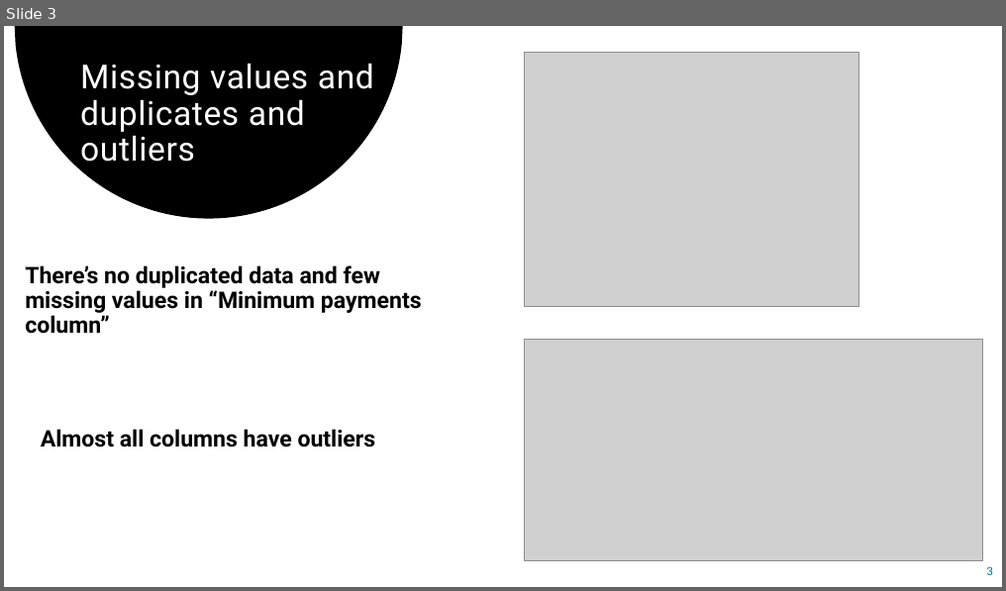
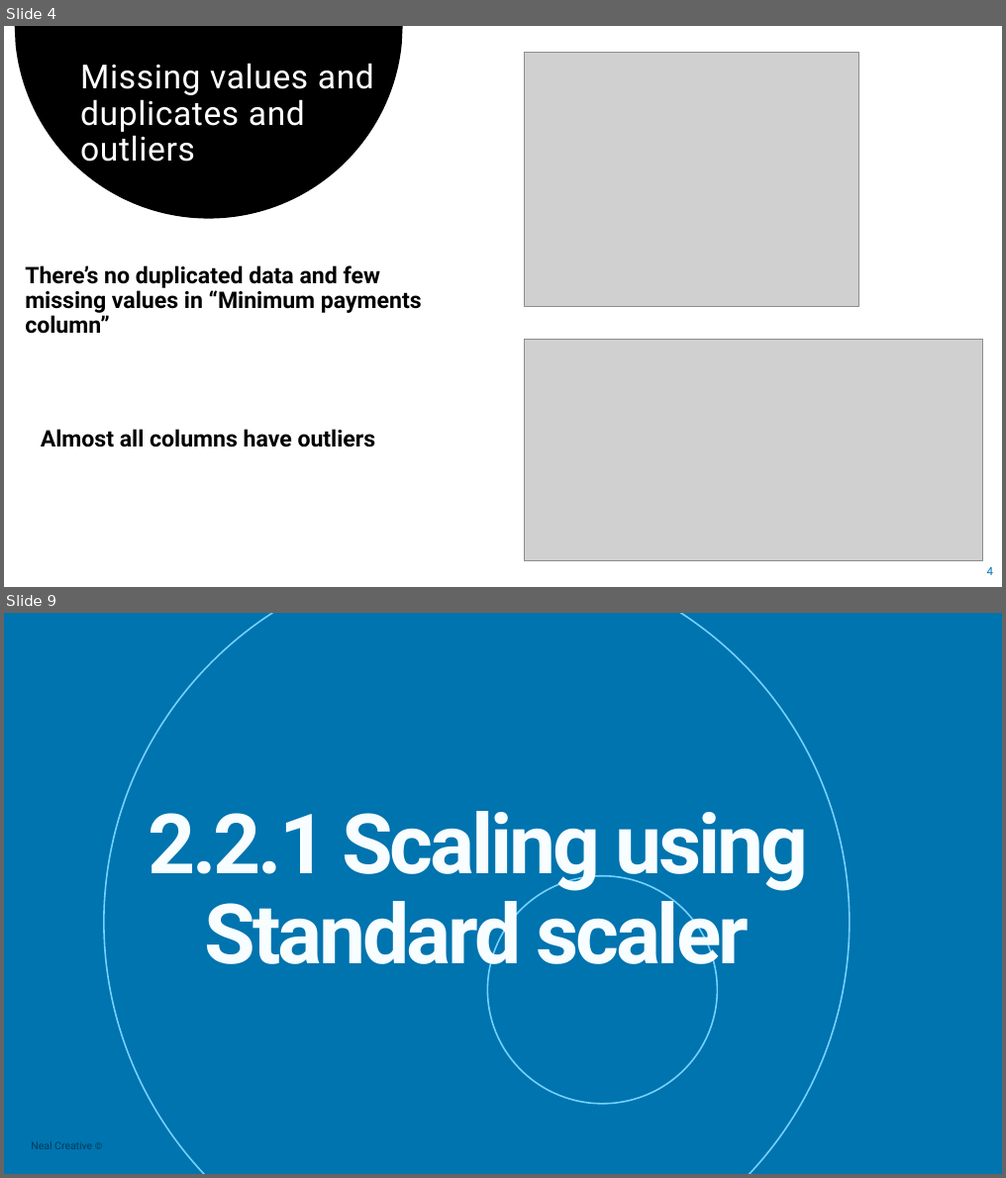
Before and after one commit to Reema-Khaseeb/clustering-credit-card-customer-segmentation, a slide deck: presentation/Credit Card Clustering.pptx. Shown one above the other, each under a label of ours: slide 3 before the commit, slides 4 and 9 after it; the slides between them are not shown. The pictures are 1006x591 and 1006x1178 pixels, drawn with LibreOffice and Linux fonts; fonts in the diff are those of the drawing; grey boxes stand for pictures. Boxes give left, top, right and bottom in pixels: in the first picture for what was removed or moved away, otherwise in the second. Text is boxed around its words. In the diff, an @@ line names an element or a change of style, - is before the commit and + after.

```diff
--- a/presentation/Credit Card Clustering.pptx
+++ b/presentation/Credit Card Clustering.pptx
@@ slide 9 added at [4, 613, 1002, 1174], background #0074AF @@
@@ ellipse added at [104, 613, 849, 1174], outline #75D1FF 1.5 pt @@
@@ title added at [149, 811, 808, 983], 80 pt, text gradient #F8FDFF to #FFFFFF, bold @@
+2.2.1 Scaling using Standard scaler
@@ ellipse added at [487, 875, 718, 1103], outline #75D1FF 1.5 pt @@
@@ text added at [31, 1142, 92, 1150], 10 pt, text #003A58 @@
+Neal Creative ©
@@ what was slide 3 is now slide 4 @@
@@ page number at [987, 568, 993, 575]: text changed @@
-3
+4
```
Also in this commit, not shown: 1 slide changed, 14 other slides added.
